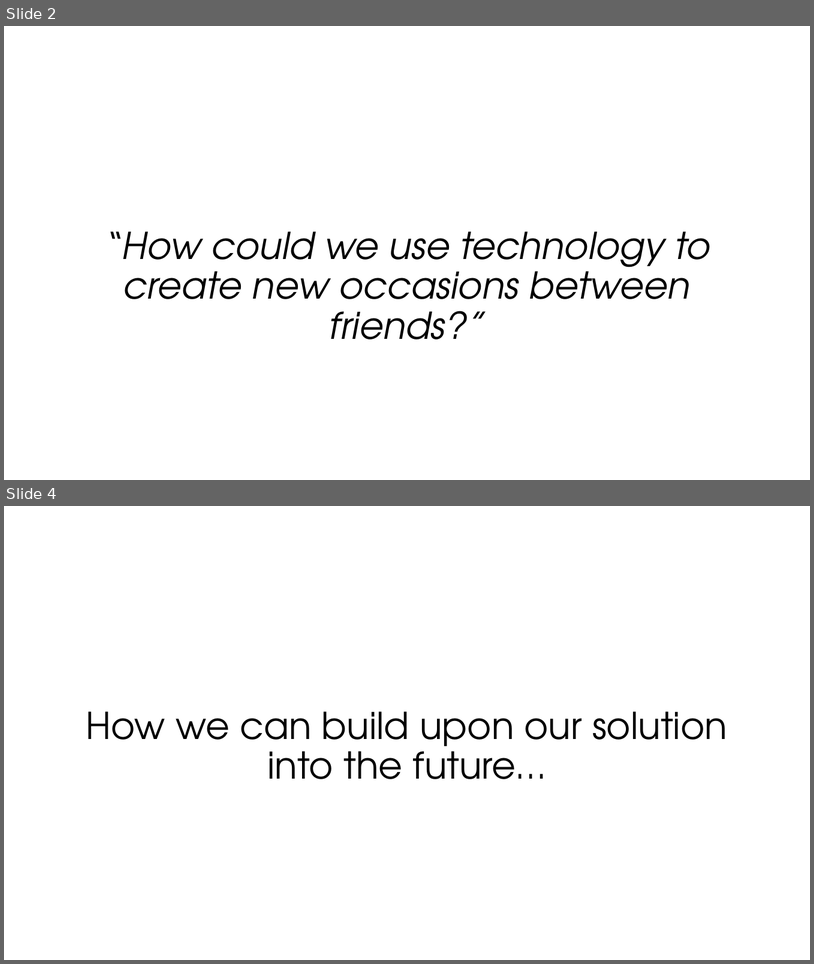
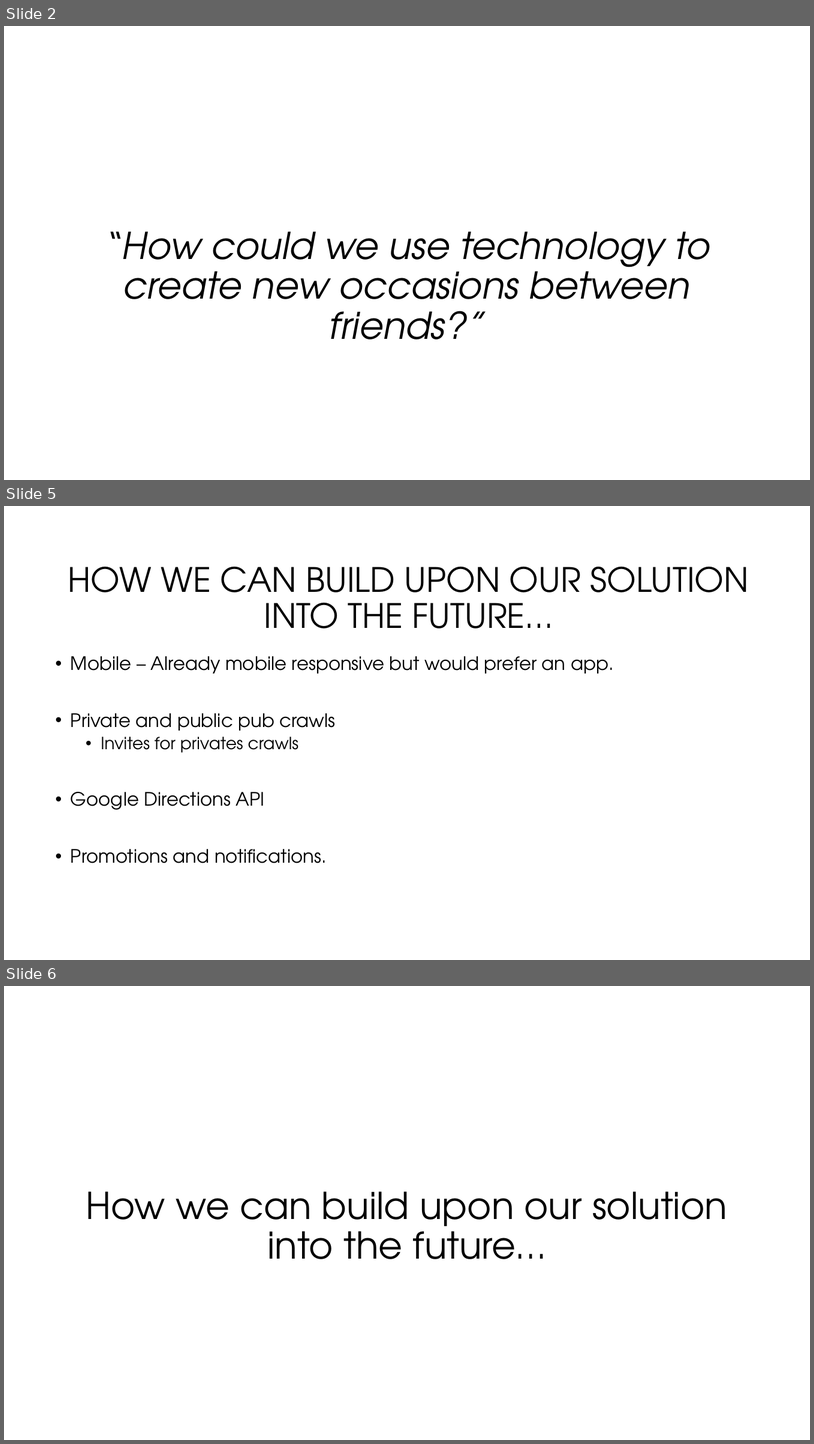
Before and after one commit to HamishBuckmaster/BAU-Hackathon, a slide deck: BnB Pitch (FINAL).pptx. Shown one above the other, each under a label of ours: slides 2 and 4 before the commit, slides 2, 5 and 6 after it; the slides between them are not shown. The pictures are 814x964 and 814x1444 pixels, drawn with LibreOffice and Linux fonts; fonts in the diff are those of the drawing; background and template pictures are left out. Boxes give left, top, right and bottom in pixels: in the first picture for what was removed or moved away, otherwise in the second. Text is boxed around its words. In the diff, an @@ line names an element or a change of style, - is before the commit and + after.

```diff
--- a/BnB Pitch (FINAL).pptx
+++ b/BnB Pitch (FINAL).pptx
@@ slide 5 added at (4, 506, 810, 960), background #FFFFFF @@
@@ title added at (68, 567, 749, 628), 40 pt, text #000000 @@
+HOW WE CAN BUILD UPON OUR SOLUTION INTO THE FUTURE…
@@ text added at (71, 656, 614, 863), 22 pt, text #000000 @@
+• Mobile – Already mobile responsive but would prefer an app.
+• Private and public pub crawls
+  • Invites for privates crawls
+• Google Directions API
+• Promotions and notifications.
@@ what was slide 4 is now slide 6 @@
```
Also in this commit, not shown: 2 other slides added, 1 slide removed.
